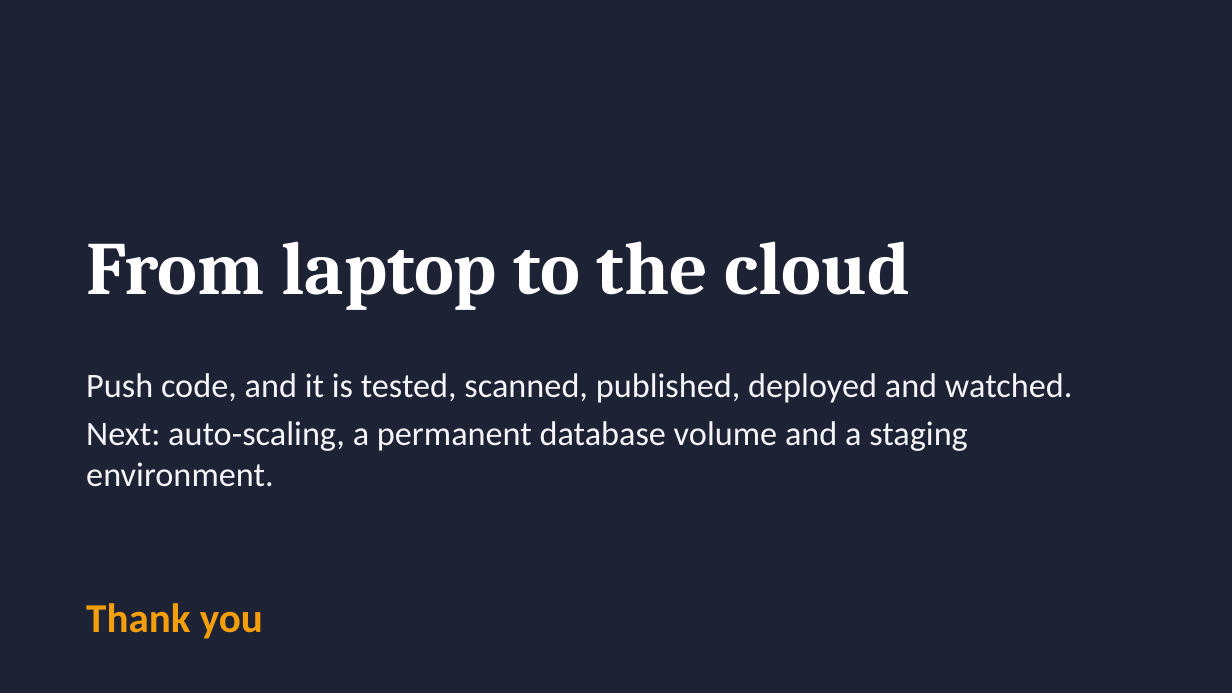
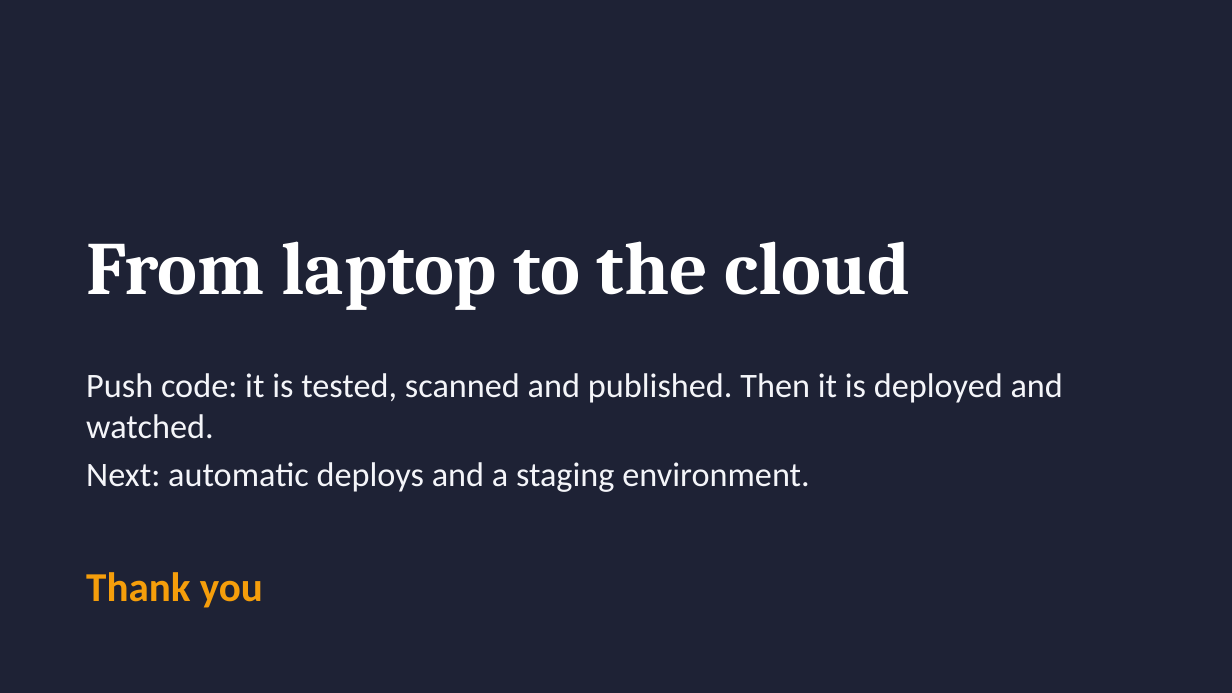
Before and after one commit to CRIMSONHydra/Devops-capstone, a slide deck: slide 15 of Ecommerce-Admin-DevOps-Capstone.pptx (slide 13 before the commit). Drawn at 1232x693 pixels with LibreOffice and Linux fonts; fonts in the diff are those of the drawing. Boxes give left, top, right and bottom in pixels: in the first picture for what was removed or moved away, otherwise in the second. Text is boxed around its words. In the diff, an @@ line names an element or a change of style, - is before the commit and + after.

```diff
--- a/Ecommerce-Admin-DevOps-Capstone.pptx
+++ b/Ecommerce-Admin-DevOps-Capstone.pptx
@@ text at box(86, 373, 1063, 492): text changed @@
-Push code, and it is tested, scanned, published, deployed and watched.
-Next: auto-scaling, a permanent database volume and a staging environment.
+Push code: it is tested, scanned and published. Then it is deployed and watched.
+Next: automatic deploys and a staging environment.
@@ text "Thank you": place and size @@
-text "Thank you" at box(86, 603, 263, 639)
+text "Thank you" at box(86, 572, 263, 608)
```
Also in this commit, not shown: 11 other slides changed, 2 slides added, 3 other files.
